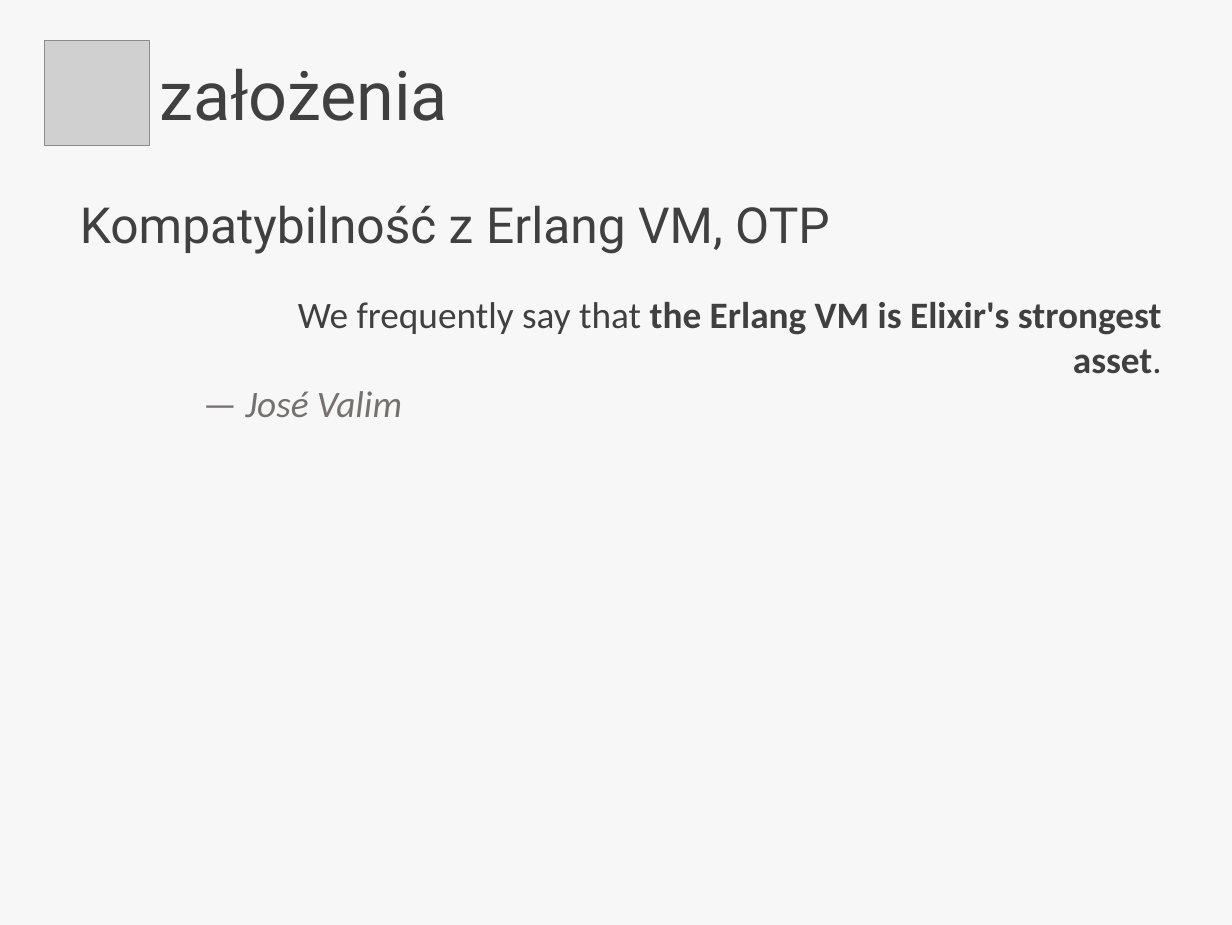
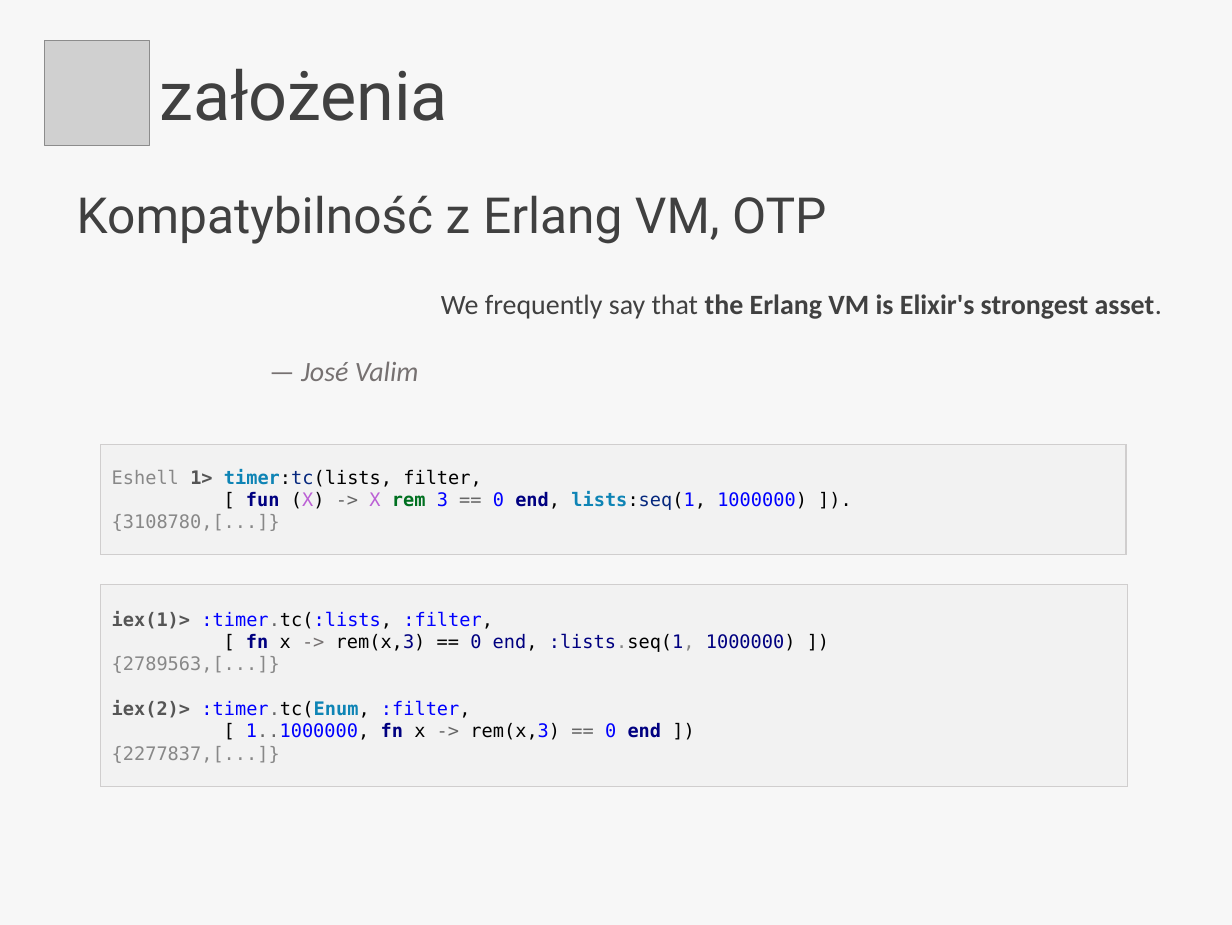
Before and after one commit to QuirkOo/secret-elixir, a slide deck: slide 5 of elixir.pptx. Drawn at 1232x925 pixels with LibreOffice and Linux fonts; fonts in the diff are those of the drawing; grey boxes stand for pictures. Boxes give left, top, right and bottom in pixels: in the first picture for what was removed or moved away, otherwise in the second. Text is boxed around its words. In the diff, an @@ line names an element or a change of style, - is before the commit and + after.

Commit message:
Added example call to erlang to presentation

```diff
--- a/elixir.pptx
+++ b/elixir.pptx
@@ subtitle "Kompatybilność z Erlang VM, OTP": place and size @@
-subtitle "Kompatybilność z Erlang VM, OTP" at (80, 205, 830, 254)
+subtitle "Kompatybilność z Erlang VM, OTP" at (77, 195, 827, 244)
@@ text "We frequently say that the ...": place and size @@
-text "We frequently say that the ..." at (245, 302, 1162, 417)
+text "We frequently say that the ..." at (301, 294, 1162, 381)
@@ text "We frequently say that the ..." at (301, 294, 1162, 381): size 24 to 18 pt @@
@@ rectangle added at (101, 444, 1126, 553), fill #F2F2F2, outline #D0CECE 0.75 pt, 12 pt, text #000000 @@
+Eshell 1> timer:tc(lists, filter,
+[ fun (X) -> X rem 3 == 0 end, lists:seq(1, 1000000) ]).
+{3108780,[...]}
@@ rectangle added at (101, 585, 1128, 787), fill #F2F2F2, outline #D0CECE 0.75 pt, 12 pt, text #0000FF @@
+iex(1)> :timer.tc(:lists, :filter,
+[ fn x -> rem(x,3) == 0 end, :lists.seq(1, 1000000) ])
+{2789563,[...]}
+iex(2)> :timer.tc(Enum, :filter,
+[ 1..1000000, fn x -> rem(x,3) == 0 end ])
+{2277837,[...]}
```
Also in this commit, not shown: 1 other file.
